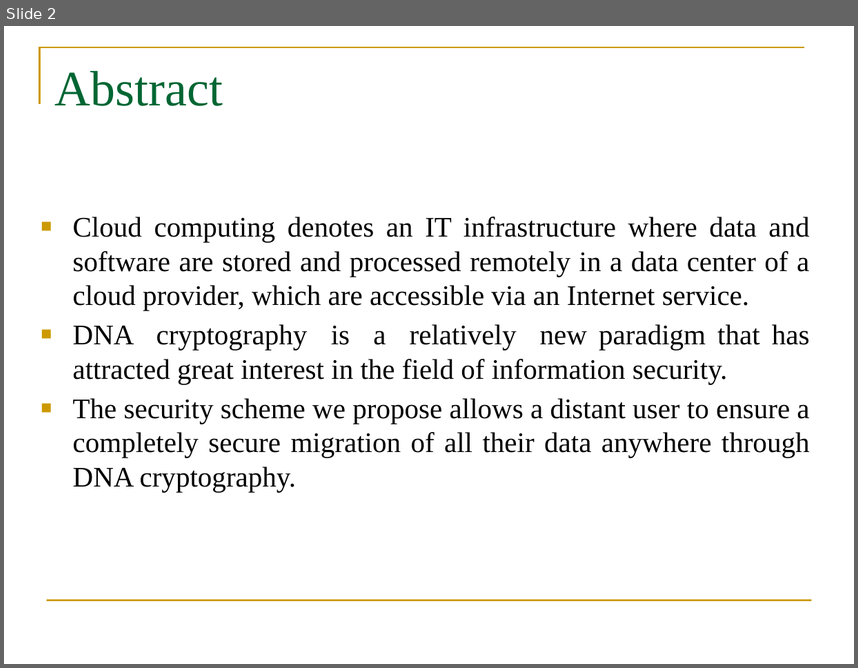
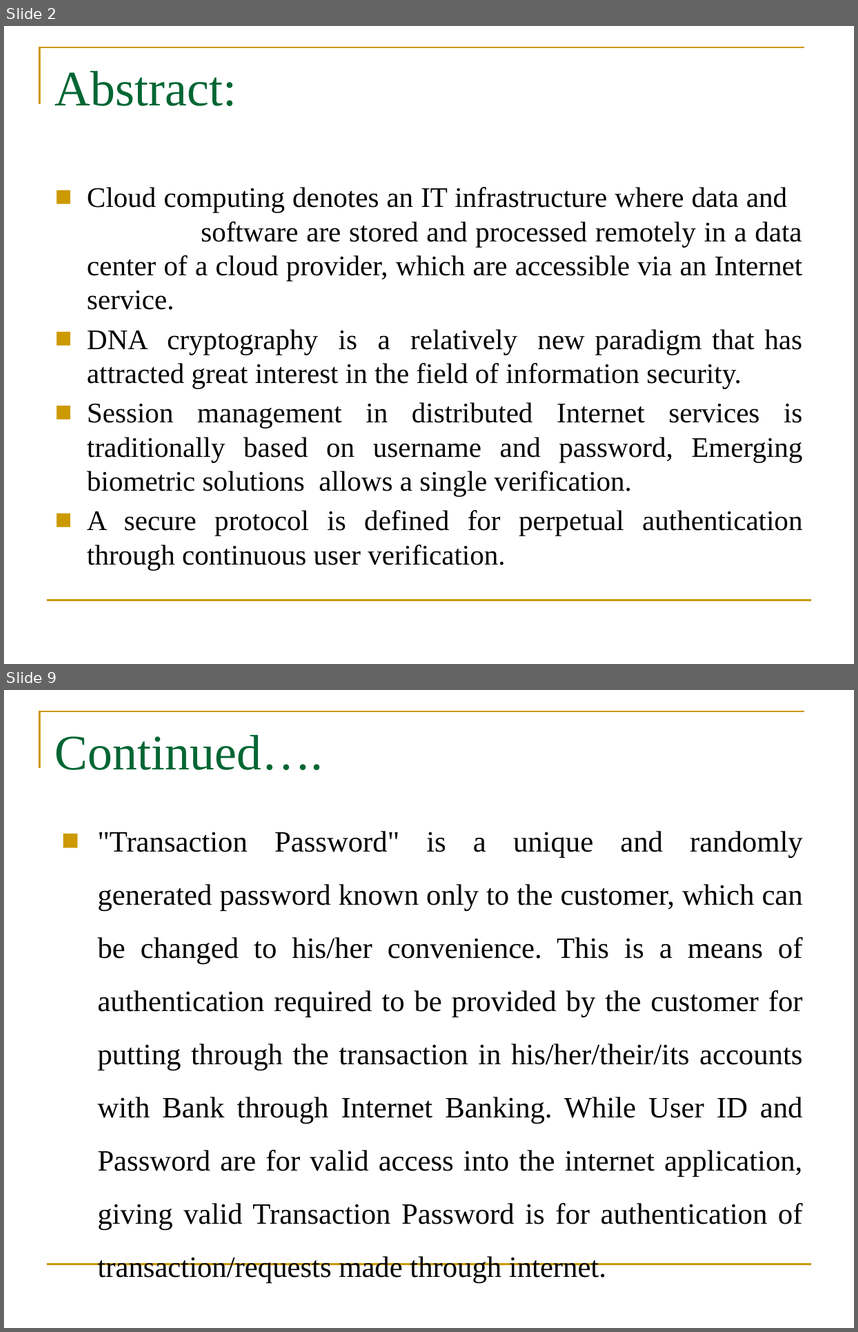
Before and after one commit to Lakshmi544-lab/A5-SRIT-2020, a slide deck: DNA for review0.pptx. Shown one above the other, each under a label of ours: slide 2 before the commit, slides 2 and 9 after it; the slides between them are not shown. The pictures are 858x668 and 858x1332 pixels, drawn with LibreOffice and Linux fonts; fonts in the diff are those of the drawing; background and template pictures are left out. Boxes give left, top, right and bottom in pixels: in the first picture for what was removed or moved away, otherwise in the second. Text is boxed around its words. In the diff, an @@ line names an element or a change of style, - is before the commit and + after.

```diff
--- a/DNA for review0.pptx
+++ b/DNA for review0.pptx
@@ slide 9 added at [4,690,854,1328], background #FFFFFF; not listed: 2 template elements that a slide beside it also shows @@
@@ title added at [55,735,323,770], 42 pt, text #006633 @@
+Continued….
@@ text added at [98,831,803,1229], 25 pt, text #000000 @@
+■ "Transaction Password" is a unique and randomly generated password known only to the customer, which can be changed to his/her convenience. This is a means of authentication required to be provided by the customer for putting through the transaction in his/her/their/its accounts with Bank through Internet Banking. While User ID and Password are for valid access into the internet application, giving valid Transaction Password is for authentication of transaction/requests made through internet.
@@ slide 2 changed as well @@
@@ title at [55,71,237,106]: text changed @@
-Abstract
+Abstract:
@@ text "Cloud computing denotes an IT ...": place and size @@
-text "Cloud computing denotes an IT ..." at [73,216,810,492]
+text "Cloud computing denotes an IT ..." at [87,187,803,570]
@@ text at [87,402,802,570]: text changed @@
-■ The security scheme we propose allows a distant user to ensure a completely secure migration of all their data anywhere through DNA cryptography.
+■ Session management in distributed Internet services is traditionally based on username and password, Emerging biometric solutions allows a single verification.
+■ A secure protocol is defined for perpetual authentication through continuous user verification.
```
Also in this commit, not shown: 3 other slides changed, 9 other slides added, 4 slides removed.
